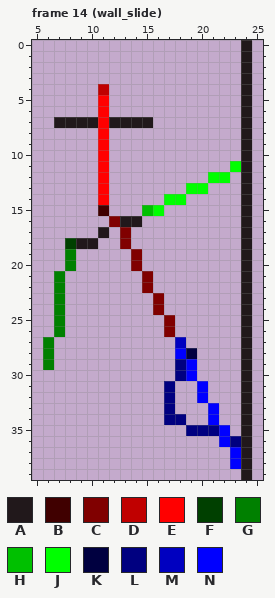
Edited in one commit: pixel-art file (assets/player/pose.aseprite). Above: the version before the commit.
37x40 pixels, 18 frames. Shown: frame 14 (wall_slide): x 5..25, y 0..39.
Palette (. is transparent): A #21181b  B #400000  C #800000  D #c00000  E #ff0000  F #004000  G #008000  H #00c000  J #00ff00  K #000040  L #000080  M #0000c0  N #0000ff
Pixels before, frame 14 (wall_slide), first column x 6:
 0 ..................A
 1 ..................A
 2 ..................A
 3 ..................A
 4 .....D............A
 5 .....E............A
 6 .....E............A
 7 .AAAAEAAAA........A
 8 .....E............A
 9 .....E............A
10 .....E............A
11 .....E...........JA
12 .....E.........JJ.A
13 .....E.......JJ...A
14 .....E.....JJ.....A
15 .....B...HJ.......A
16 ......CAA.........A
17 .....A.C..........A
18 ..FAA..C..........A
19 ..G.....C.........A
20 ..G.....C.........A
21 .G.......C........A
22 .G.......C........A
23 .G........C.......A
24 .G........C.......A
25 .G.........C......A
26 .G.........C......A
27 G...........M.....A
28 G...........NK....A
29 G...........LN....A
30 ............LN....A
31 ...........L..N...A
32 ...........L..N...A
33 ...........L...N..A
34 ...........LL..N..A
35 .............LLLN.A
36 ................NLA
37 .................NA
38 .................NA
39 ..................A
The same view after the edit:
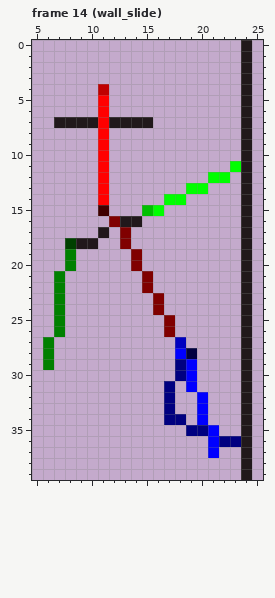
Changes in this commit:
Frame 14 (wall_slide):
y 31: x 19..20 .N -> N.
y 33..34: x 20..21 .N -> N.
y 35: x 21..22 LN -> N.
y 36: x 21..22 .N -> NL
y 37: x 21 . -> N; x 23 N -> .
y 38: x 23 N -> .
Where, in picture pixels (left, top, right, bottom), the same in both pictures:
changed: (186, 381, 241, 469)
